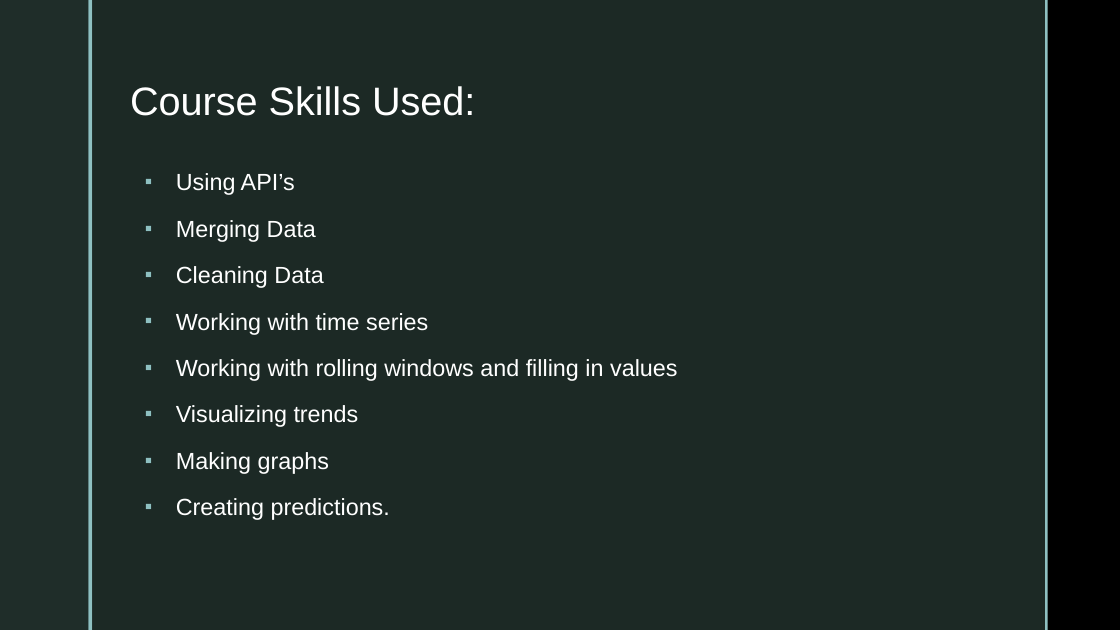
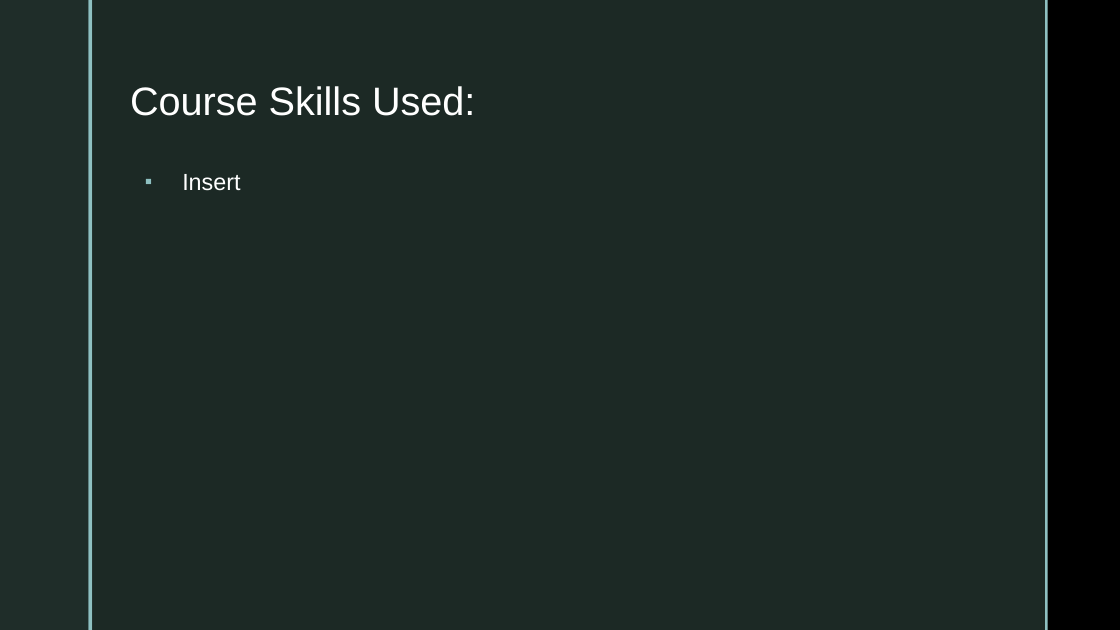
Before and after one commit to FelipeRestrepo101/ResponsibleAI, a slide deck: slide 20 of Presentations/ResponsibleAIPresentationV2.pptx (slide 14 before the commit). Drawn at 1120x630 pixels with LibreOffice and Linux fonts; fonts in the diff are those of the drawing; background and template pictures are left out. Boxes give left, top, right and bottom in pixels: in the first picture for what was removed or moved away, otherwise in the second. Text is boxed around its words. In the diff, an @@ line names an element or a change of style, - is before the commit and + after.

```diff
--- a/Presentations/ResponsibleAIPresentationV2.pptx
+++ b/Presentations/ResponsibleAIPresentationV2.pptx
@@ text at box(182, 174, 240, 191): text changed @@
-▪ Using API’s
-▪ Merging Data
-▪ Cleaning Data
-▪ Working with time series
-▪ Working with rolling windows and filling in values
-▪ Visualizing trends
-▪ Making graphs
-▪ Creating predictions.
+▪ Insert
```
Also in this commit, not shown: 8 other slides changed, 9 slides added, 4 slides removed, 9 other files.
